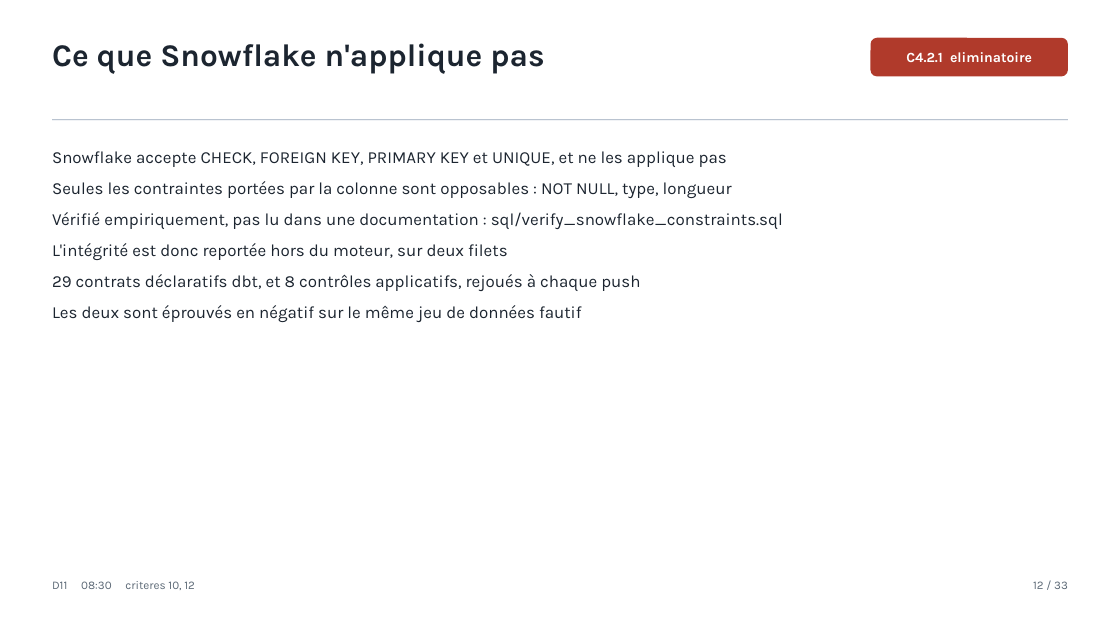
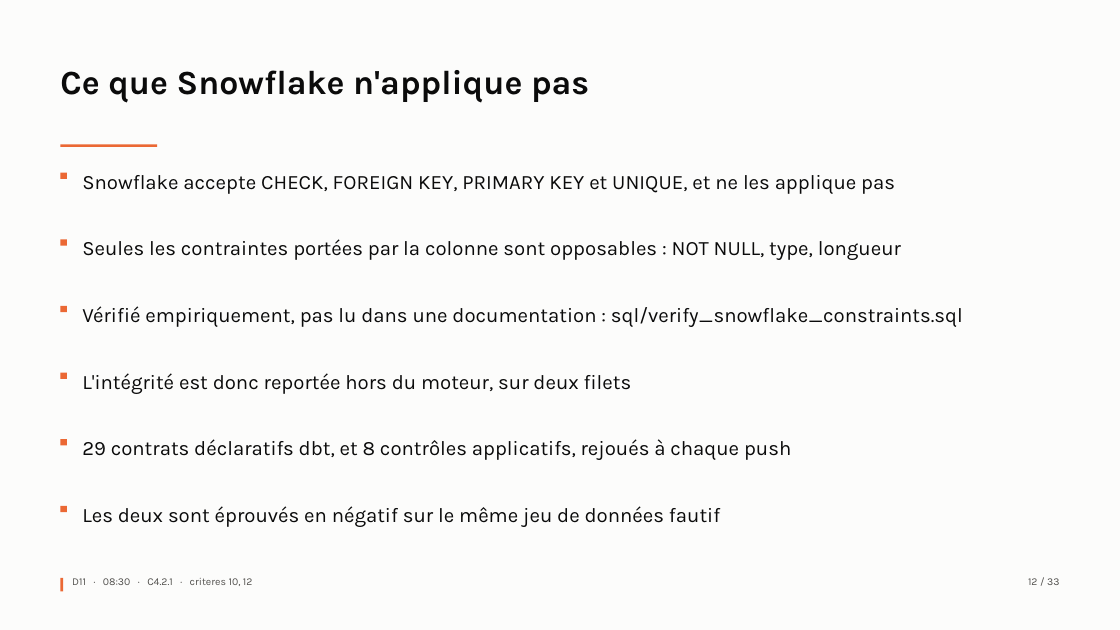
Before and after one commit to Mael8zinsou/gamelens-bloc4_0, a slide deck: slide 12 of docs/support_soutenance.pptx. Drawn at 1120x630 pixels with LibreOffice and Linux fonts; fonts in the diff are those of the drawing. Boxes give left, top, right and bottom in pixels: in the first picture for what was removed or moved away, otherwise in the second. Text is boxed around its words. In the diff, an @@ line names an element or a change of style, - is before the commit and + after.

```diff
--- a/docs/support_soutenance.pptx
+++ b/docs/support_soutenance.pptx
@@ rectangle added at [0, 0, 1120, 630], fill #FCFCFB @@
@@ rounded rectangle removed at [870, 38, 1068, 76] @@
-C4.2.1 eliminatoire
@@ text "Ce que Snowflake n'applique pas": place and size @@
-text "Ce que Snowflake n'applique pas" at [52, 43, 544, 74]
+text "Ce que Snowflake n'applique pas" at [60, 70, 589, 102]
@@ text "Ce que Snowflake n'applique pas" at [60, 70, 589, 102]: size 27 to 29 pt, text colour #1C2530 to #0B0B0B @@
@@ rectangle removed at [52, 119, 1068, 120] @@
@@ rectangle added at [60, 145, 157, 147], fill #EB6834 @@
@@ text removed at [52, 151, 783, 322] @@
-Snowflake accepte CHECK, FOREIGN KEY, PRIMARY KEY et UNIQUE, et ne les applique pas
-Seules les contraintes portées par la colonne sont opposables : NOT NULL, type, longueur
-Vérifié empiriquement, pas lu dans une documentation : sql/verify_snowflake_constraints.sql
-L'intégrité est donc reportée hors du moteur, sur deux filets
-29 contrats déclaratifs dbt, et 8 contrôles applicatifs, rejoués à chaque push
-Les deux sont éprouvés en négatif sur le même jeu de données fautif
@@ rectangle added at [60, 173, 66, 179], fill #EB6834 @@
@@ text added at [82, 175, 895, 194], 17.5 pt, text #0B0B0B @@
+Snowflake accepte CHECK, FOREIGN KEY, PRIMARY KEY et UNIQUE, et ne les applique pas
@@ rectangle added at [60, 239, 66, 245], fill #EB6834 @@
@@ text added at [82, 239, 901, 260], 17.5 pt, text #0B0B0B @@
+Seules les contraintes portées par la colonne sont opposables : NOT NULL, type, longueur
@@ rectangle added at [60, 306, 66, 312], fill #EB6834 @@
@@ text added at [82, 306, 963, 327], 17.5 pt, text #0B0B0B @@
+Vérifié empiriquement, pas lu dans une documentation : sql/verify_snowflake_constraints.sql
@@ rectangle added at [60, 372, 66, 378], fill #EB6834 @@
@@ text added at [82, 373, 632, 394], 17.5 pt, text #0B0B0B @@
+L'intégrité est donc reportée hors du moteur, sur deux filets
@@ rectangle added at [60, 439, 66, 445], fill #EB6834 @@
@@ text added at [82, 439, 791, 460], 17.5 pt, text #0B0B0B @@
+29 contrats déclaratifs dbt, et 8 contrôles applicatifs, rejoués à chaque push
@@ rectangle added at [60, 506, 66, 512], fill #EB6834 @@
@@ text added at [82, 506, 720, 527], 17.5 pt, text #0B0B0B @@
+Les deux sont éprouvés en négatif sur le même jeu de données fautif
@@ rectangle added at [60, 578, 63, 592], fill #EB6834 @@
@@ text at [72, 578, 253, 586]: text changed; size 10 to 9 pt; text colour #5B6875 to #52514E @@
-D11 08:30 criteres 10, 12
+D11 · 08:30 · C4.2.1 · criteres 10, 12
@@ text "12 / 33" at [1028, 578, 1059, 585]: size 10 to 9 pt, text colour #5B6875 to #52514E @@
```
Also in this commit, not shown: 27 other slides changed, 5 slides added, 5 slides removed, 1 other file.
